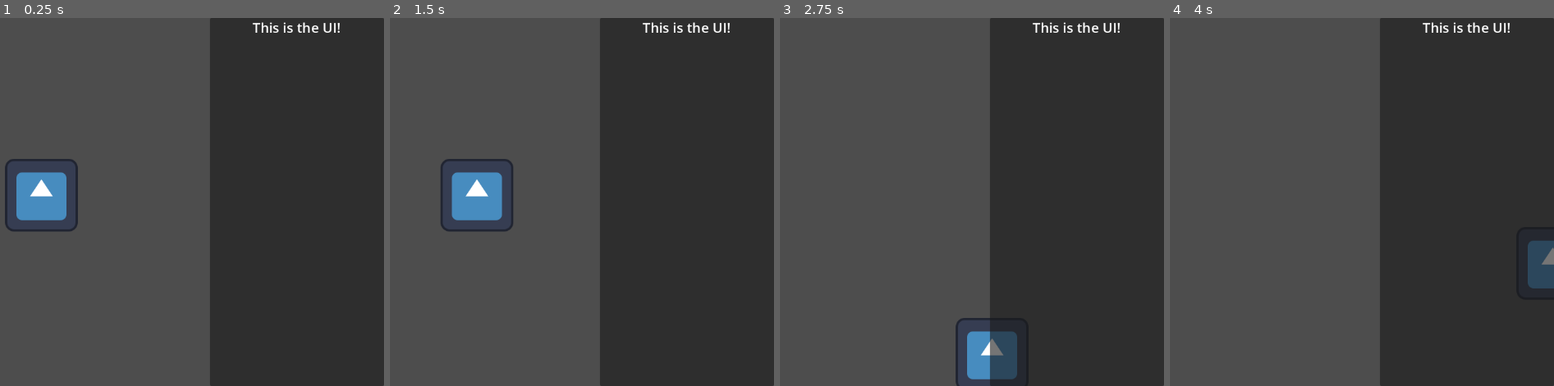
Above: before the commit, frames 1-4 (left to right).
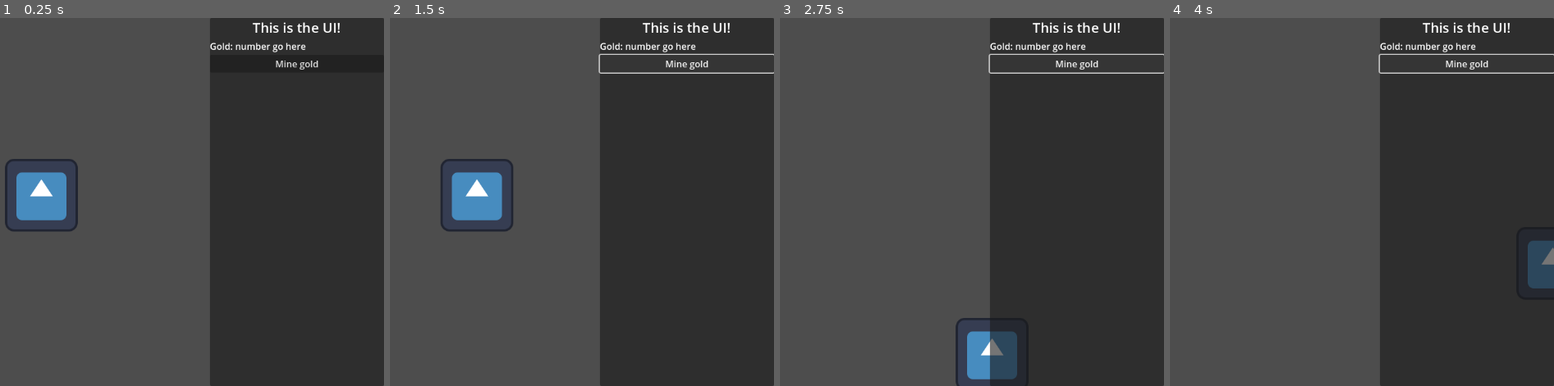
Above: after the commit, the same moments.

Repository: Fuzzy39/TeamJam
Game: Godot game, scene res://Main.tscn
Same seed, same stepped clock (60 frames per second), same inputs: the game is played once before the commit and once after it. This scene is started directly instead of the project's main scene. The engine's default icon, where the game draws it, is replaced by a stand-in: a white triangle on a blue panel in a dark square.
Inputs (mouse positions are in pixels of both pictures, inside the frame that each line leads up to):
- Up to frame 1 (0.25 s): no input
- Up to frame 2 (1.5 s): click (685, 62) at 0.5 s, where only the run after the commit has a clickable "Mine gold"; tap Enter at 1.25 s; hold Right (right) from 1.28 s (still down)
- Up to frame 3 (2.75 s): release Right (right) at 2.03 s; hold Down (down) from 2.03 s (still down)
- Up to frame 4 (4 s): release Down (down) at 2.78 s; hold Right (right) 2.78-3.53 s; hold Up (up) from 3.53 s (still down)

The runs differ from the first frame. In frame 1, 0.4% of the frame differs, in the area x 54-83%, y 6-15%; in frame 2, 0.8%, in the area x 54-100%, y 6-16%; in frame 3, 0.8%; in frame 4, 0.8%.

Commit message:
tried making a new scene

Diff:
--- a/gui.tscn
+++ b/gui.tscn
@@ -21,3 +21,15 @@
 text = "This is the UI!"
 label_settings = SubResource("LabelSettings_svudw")
 horizontal_alignment = 1
+
+[node name="GoldCount" type="Label" parent="PanelContainer/VBoxContainer"]
+layout_mode = 2
+text = "Gold: number go here"
+
+[node name="HBoxContainer" type="HBoxContainer" parent="PanelContainer/VBoxContainer"]
+layout_mode = 2
+
+[node name="Button" type="Button" parent="PanelContainer/VBoxContainer/HBoxContainer"]
+layout_mode = 2
+size_flags_horizontal = 3
+text = "Mine gold"
